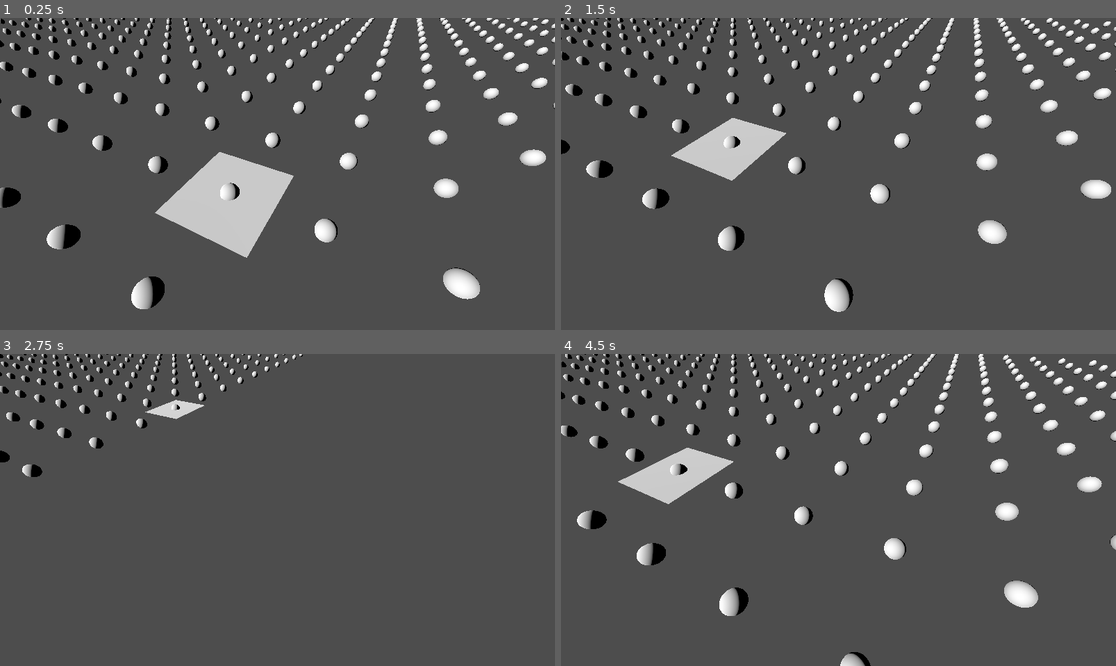
Above: before the commit, frames 1-4 (two rows, left to right).
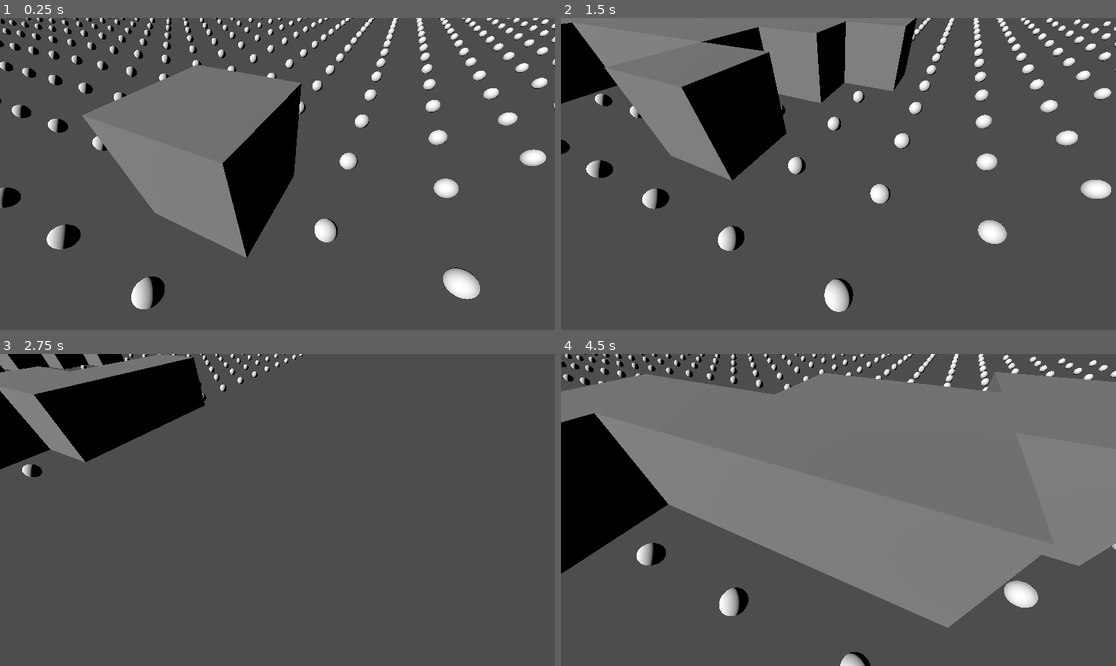
Above: after the commit, the same moments.

Repository: EvanButterfield/empires_fall
Game: Godot game, scene res://world.tscn
The game is run twice, just before and just after one commit, with the same random seed, the same clock (stepped at 60 frames per second) and the same inputs.
Inputs (mouse positions are in pixels of both pictures, inside the frame that each line leads up to):
- Up to frame 1 (0.25 s): no input
- Up to frame 2 (1.5 s): tap Enter at 0.5 s; move the mouse to (960, 158) at 0.52 s; press the mouse at (960, 158) at 0.53 s; hold D (move_right) 0.53-1.28 s; move the mouse to (727, 189) at 1.27 s; release the mouse at (727, 189) at 1.28 s; hold S (move_back) from 1.28 s (still down); tap Mouse wheel up (zoom_in) at 1.35 s
- Up to frame 3 (2.75 s): click (166, 525) at 1.55 s; move the mouse to (333, 441) at 2.02 s; release S (move_back) at 2.03 s; press the mouse at (333, 441) at 2.03 s; hold D (move_right) from 2.03 s (still down); tap Mouse wheel down (zoom_out) at 2.1 s
- Up to frame 4 (4.5 s): move the mouse to (810, 572) at 2.77 s; release D (move_right) at 2.78 s; release the mouse at (810, 572) at 2.78 s; hold W (move_forward) 2.78-3.53 s; click (810, 572) at 2.85 s; move the mouse to (1005, 556) at 3.52 s; press the mouse at (1005, 556) at 3.53 s; hold A (move_left) from 3.53 s (still down); move the mouse to (672, 463) at 4.27 s; release the mouse at (672, 463) at 4.28 s; tap Mouse wheel up (zoom_in) at 4.35 s

The runs differ from the first frame. In frame 1, 15% of the frame differs, in the area x 14-55%, y 14-77%; in frame 2, 20%; in frame 3, 9.7%; in frame 4, 58%, in the area x 0-100%, y 5-88%.

Commit message:
Building Placement

Diff:
--- /dev/null
+++ b/buildings/building.gd
@@ -0,0 +1,4 @@
+class_name Building extends Resource
+
+@export var scene: PackedScene
+@export var name: String
--- /dev/null
+++ b/buildings/building_manager.gd
@@ -0,0 +1,14 @@
+class_name BuildingManager extends Node3D
+
+@export var buildings: Array[Building]
+var selected_building: int = 0
+
+@export var current_building: Node3D
+
+func _ready() -> void:
+	var scene: PackedScene = get_selected_building().scene
+	var node: Node3D = scene.instantiate()
+	current_building.add_child(node)
+
+func get_selected_building() -> Building:
+	return buildings[selected_building]
--- /dev/null
+++ b/buildings/farm.tscn
@@ -0,0 +1,10 @@
+[gd_scene load_steps=2 format=3 uid="uid://djk86fdufw5x5"]
+
+[sub_resource type="BoxMesh" id="BoxMesh_5v6je"]
+size = Vector3(5, 5, 5)
+
+[node name="Farm" type="Node3D"]
+
+[node name="MeshInstance3D" type="MeshInstance3D" parent="."]
+transform = Transform3D(1, 0, 0, 0, 1, 0, 0, 0, 1, 0, 2.5, 0)
+mesh = SubResource("BoxMesh_5v6je")
--- a/camera_controller.gd
+++ b/camera_controller.gd
@@ -1,4 +1,8 @@
-extends Node3D
+class_name CameraController extends Node3D
+
+@export var building_manager: BuildingManager
+@export var buildings: Node3D
+@export var current_building: Node3D
 
 @export var grid: GridVisualizer
 @export var selected_grid_mesh_instance: MeshInstance3D
@@ -12,6 +16,7 @@
 @onready var camera: Camera3D = $Camera3D
 
 var selected_grid_index: int
+var selected_grid_position: Vector3
 
 func _process(delta: float) -> void:
 	var input: Vector2 = Input.get_vector("move_left", "move_right", "move_forward", "move_back")
@@ -25,6 +30,13 @@
 		position.y += zoom_speed
 		position.y = min(position.y, max_zoom)
 
+	if !grid.used[selected_grid_index] and Input.is_action_pressed("interact"):
+		var building: Building = building_manager.get_selected_building()
+		var building_node: Node3D = building.scene.instantiate()
+		building_node.position = selected_grid_position
+		buildings.add_child(building_node)
+		grid.used[selected_grid_index] = true
+
 func _physics_process(delta: float) -> void:
 	var space_state: PhysicsDirectSpaceState3D = get_world_3d().direct_space_state
 	var mouse_pos: Vector2 = get_viewport().get_mouse_position()
@@ -37,5 +49,6 @@
 	if result:
 		var ground_position: Vector3 = result["position"]
 		selected_grid_index = grid.get_nearest_grid_index(ground_position.x, ground_position.z)
-		var tile_position: Vector3 = grid.get_nearest_grid_point(selected_grid_index)
-		selected_grid_mesh_instance.position = tile_position
+		selected_grid_position = grid.get_nearest_grid_point(selected_grid_index)
+		selected_grid_mesh_instance.position = selected_grid_position
+		current_building.position = selected_grid_position
--- a/grid_visualizer.gd
+++ b/grid_visualizer.gd
@@ -25,21 +25,20 @@
 
 @export var mesh: Mesh:
 	set(new_mesh):
-		if mesh:
-			mesh.free()
-
 		mesh = new_mesh
 		_on_changed()
 
 @export var material: StandardMaterial3D:
 	set(new_material):
-		if material:
-			material.free()
-
 		material = new_material
 		_on_changed()
 
+@export var update: bool:
+	set(value):
+		_on_changed()
+
 var a_star: AStar3D = null
+var used: Array
 
 func get_tile_position(x: int, y: int) -> Vector3:
 	var new_position: Vector3 = Vector3(x * grid_tile_size, 0, y * grid_tile_size)
@@ -58,6 +57,11 @@
 		a_star.clear()
 	else:
 		a_star = AStar3D.new()
+
+	if used:
+		used.clear()
+	else:
+		used = []
 
 	if selected_grid_mesh_instance:
 		selected_grid_mesh_instance.mesh.size.x = grid_tile_size
@@ -83,6 +87,7 @@
 			add_child(mesh_instance)
 
 			a_star.add_point(index, mesh_position)
+			used.append(false)
 			if (y_index - 1) >= 0:
 				a_star.connect_points(index, index - grid_dimension)
 			if (x_index - 1) >= 0:
--- a/project.godot
+++ b/project.godot
@@ -47,6 +47,11 @@
 "events": [Object(InputEventMouseButton,"resource_local_to_scene":false,"resource_name":"","device":-1,"window_id":0,"a …(253 unchanged characters)…
 ]
 }
+interact={
+"deadzone": 0.5,
+"events": [Object(InputEventMouseButton,"resource_local_to_scene":false,"resource_name":"","device":-1,"window_id":0,"alt_pressed":false,"shift_pressed":false,"ctrl_pressed":false,"meta_pressed":false,"button_mask":0,"position":Vector2(0, 0),"global_position":Vector2(0, 0),"factor":1.0,"button_index":1,"canceled":false,"pressed":false,"double_click":false,"script":null)
+]
+}
 
 [layer_names]
 
--- a/world.tscn
+++ b/world.tscn
@@ -1,7 +1,15 @@
-[gd_scene load_steps=8 format=3 uid="uid://kj45ecayg2ke"]
+[gd_scene load_steps=12 format=3 uid="uid://kj45ecayg2ke"]
 
 [ext_resource type="Script" path="res://grid_visualizer.gd" id="1_27pgn"]
 [ext_resource type="Script" path="res://camera_controller.gd" id="2_rplq2"]
+[ext_resource type="Script" path="res://buildings/building_manager.gd" id="3_b7f4y"]
+[ext_resource type="PackedScene" uid="uid://djk86fdufw5x5" path="res://buildings/farm.tscn" id="4_2k367"]
+[ext_resource type="Script" path="res://buildings/building.gd" id="5_7qpih"]
+
+[sub_resource type="Resource" id="Resource_gfwlg"]
+script = ExtResource("5_7qpih")
+scene = ExtResource("4_2k367")
+name = "Farm"
 
 [sub_resource type="WorldBoundaryShape3D" id="WorldBoundaryShape3D_lr8q4"]
 
@@ -15,6 +23,11 @@
 [sub_resource type="StandardMaterial3D" id="StandardMaterial3D_dpv3y"]
 
 [node name="World" type="Node3D"]
+
+[node name="BuildingManager" type="Node3D" parent="." node_paths=PackedStringArray("current_building")]
+script = ExtResource("3_b7f4y")
+buildings = Array[ExtResource("5_7qpih")]([SubResource("Resource_gfwlg")])
+current_building = NodePath("../CurrentBuilding")
 
 [node name="Grid" type="StaticBody3D" parent="."]
 collision_layer = 2
@@ -30,20 +43,28 @@
 grid_tile_size = 5.0
 mesh = SubResource("SphereMesh_dtxos")
 material = SubResource("StandardMaterial3D_h6pug")
+update = null
 
-[node name="DirectionalLight3D" type="DirectionalLight3D" parent="."]
-transform = Transform3D(0.904314, -2.69506e-08, -0.426869, 0.265761, 0.782554, 0.56301, 0.334048, -0.622583, 0.707674, 0, 0, 0)
+[node name="CurrentBuilding" type="Node3D" parent="."]
 
-[node name="Head" type="Node3D" parent="." node_paths=PackedStringArray("grid", "selected_grid_mesh_instance")]
+[node name="SelectedGrid" type="MeshInstance3D" parent="."]
+transform = Transform3D(1, 0, 0, 0, -4.37114e-08, 1, 0, -1, -4.37114e-08, 2.5, 0, 2.5)
+mesh = SubResource("QuadMesh_5hdyd")
+surface_material_override/0 = SubResource("StandardMaterial3D_dpv3y")
+
+[node name="Buildings" type="Node3D" parent="."]
+
+[node name="Head" type="Node3D" parent="." node_paths=PackedStringArray("building_manager", "buildings", "current_building", "grid", "selected_grid_mesh_instance")]
 transform = Transform3D(0.906308, 0, 0.422618, 0, 1, 0, -0.422618, 0, 0.906308, 0, 8, 0)
 script = ExtResource("2_rplq2")
+building_manager = NodePath("../BuildingManager")
+buildings = NodePath("../Buildings")
+current_building = NodePath("../CurrentBuilding")
 grid = NodePath("../Grid/GridVisualizer")
 selected_grid_mesh_instance = NodePath("../SelectedGrid")
 
 [node name="Camera3D" type="Camera3D" parent="Head"]
 transform = Transform3D(1, 0, 0, 0, 0.707107, 0.707107, 0, -0.707107, 0.707107, 0, 0, 0)
 
-[node name="SelectedGrid" type="MeshInstance3D" parent="."]
-transform = Transform3D(1, 0, 0, 0, -4.37114e-08, 1, 0, -1, -4.37114e-08, 2.5, 0, 2.5)
-mesh = SubResource("QuadMesh_5hdyd")
-surface_material_override/0 = SubResource("StandardMaterial3D_dpv3y")
+[node name="DirectionalLight3D" type="DirectionalLight3D" parent="."]
+transform = Transform3D(0.904314, 2.56031e-07, -0.426869, 0.265761, 0.782554, 0.56301, 0.334048, -0.622583, 0.707674, 0, 0, 0)
